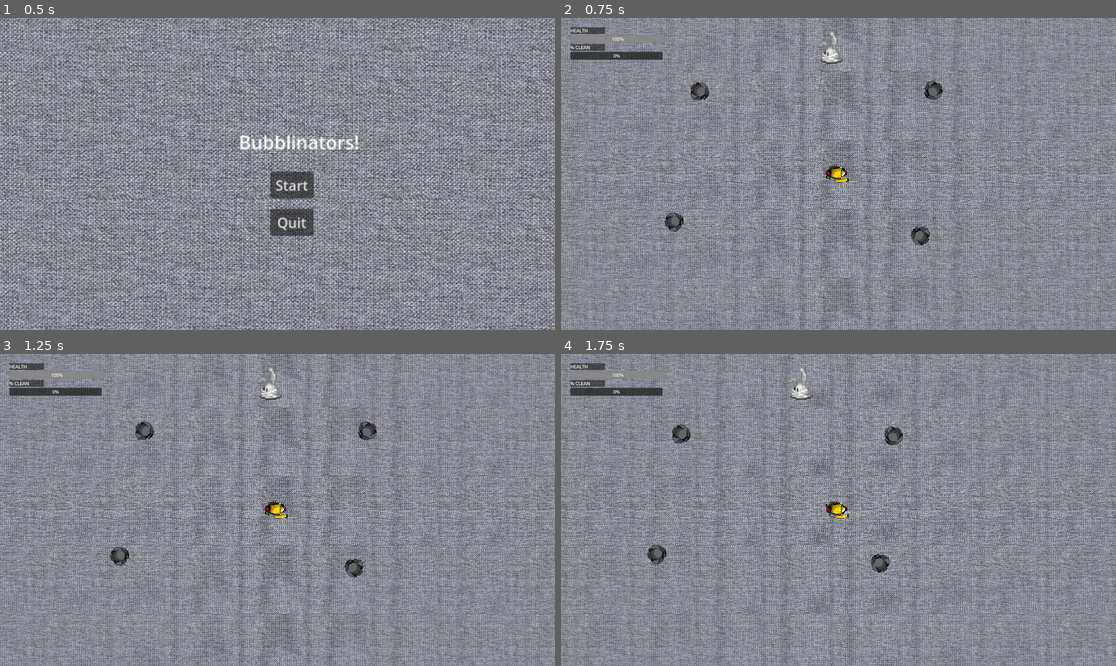
Above: before the commit, frames 1-4 (two rows, left to right).
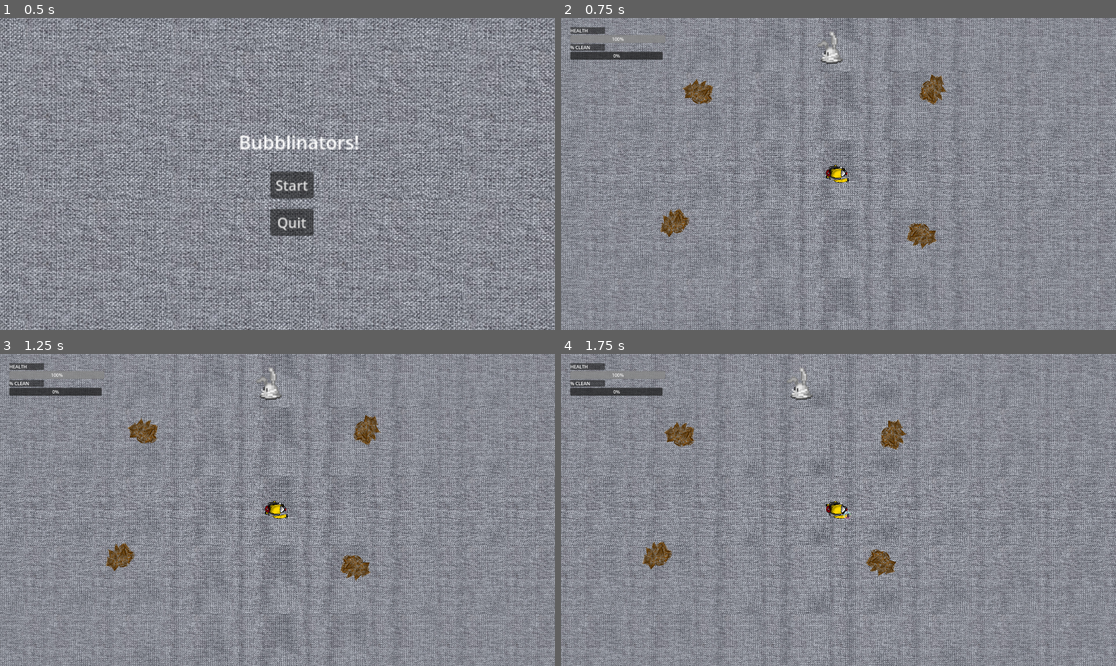
Above: after the commit, the same moments.

Repository: GGJ2025-Guac/GGJ2025
Game: Godot game, scene res://game_start.tscn
Two runs of this game, one before a commit and one after it. Both use one fixed random seed, a clock stepped at 60 frames per second and the inputs below.
Inputs:
- Up to frame 1 (0.5 s): no input
- Up to frame 2 (0.75 s): click "Start" at 0.5 s
- Up to frame 3 (1.25 s): no input
- Up to frame 4 (1.75 s): hold D (right) from 1.28 s (still down); hold Space (bubble) from 1.28 s (still down)

Frame 1 is identical in both runs. In frame 2, 1.1% of the frame differs, in the area x 17-70%, y 18-74%; in frame 3, 1.1%; in frame 4, 1.1%, in the area x 14-63%, y 20-72%.

Commit message:
update dirt asset

Diff:
--- a/testinggodot/main.gd
+++ b/testinggodot/main.gd
@@ -18,6 +18,9 @@
 func _ready():
 	cleaner.connect("cleaner_shot_bubble", Callable(bubble_manager, "handle_bubble_spawned"))
 	cleaner.connect("cleaner_health_change", Callable(hud, "handle_health_change"))
+
+	clean_total = 150.0
+	clean_current = 0.0
 
 	if audio_player and not audio_player.playing:
 		audio_player.play()
Binary file changed: testinggodot/assets/dirt.png
